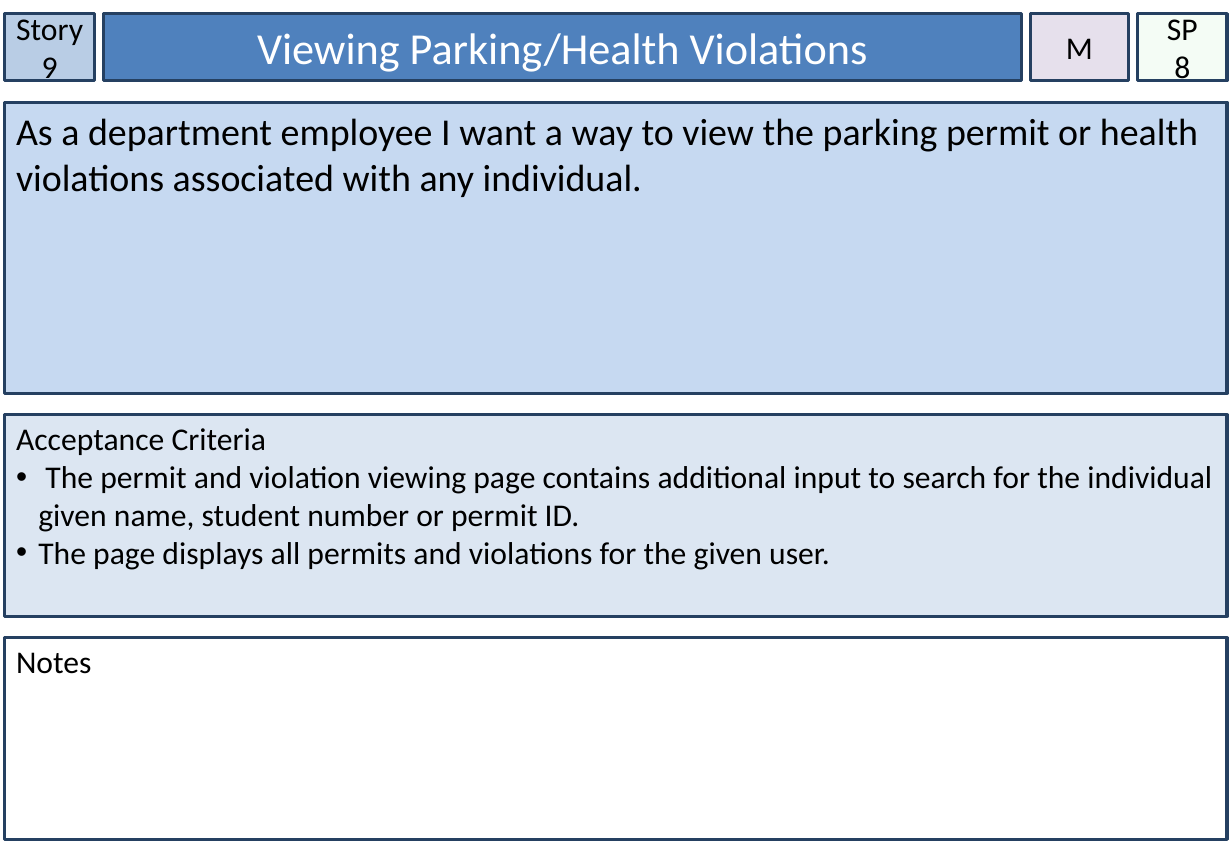
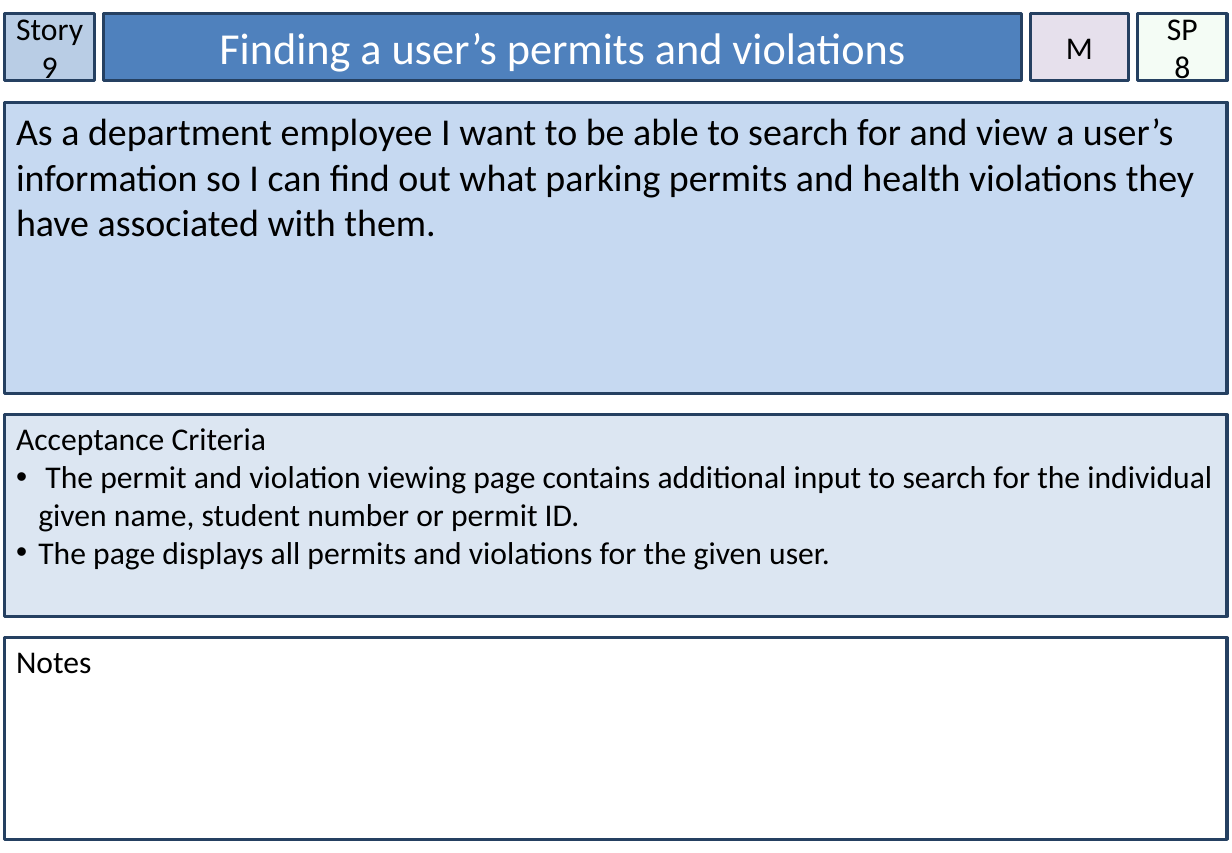
Before and after one commit to knich17/ParkingPermits, a slide deck: slide 10 of Assessment/Story Cards.pptx. Drawn at 1232x853 pixels with LibreOffice and Linux fonts; fonts in the diff are those of the drawing. Boxes give left, top, right and bottom in pixels: in the first picture for what was removed or moved away, otherwise in the second. Text is boxed around its words. In the diff, an @@ line names an element or a change of style, - is before the commit and + after.

Commit message:
Made some major changes to user stories, release and sprint 1 plans

```diff
--- a/Assessment/Story Cards.pptx
+++ b/Assessment/Story Cards.pptx
@@ text in rectangle at (x1=219, y1=33, x2=905, y2=72): text changed @@
-Viewing Parking/Health Violations
+Finding a user’s permits and violations
@@ text in rectangle at (x1=16, y1=118, x2=1194, y2=237): text changed @@
-As a department employee I want a way to view the parking permit or health violations associated with any individual.
+As a department employee I want to be able to search for and view a user’s information so I can find out what parking permits and health violations they have associated with them.
```
Also in this commit, not shown: 5 other slides changed, 4 slides added, 1 slide removed, 2 other files.
